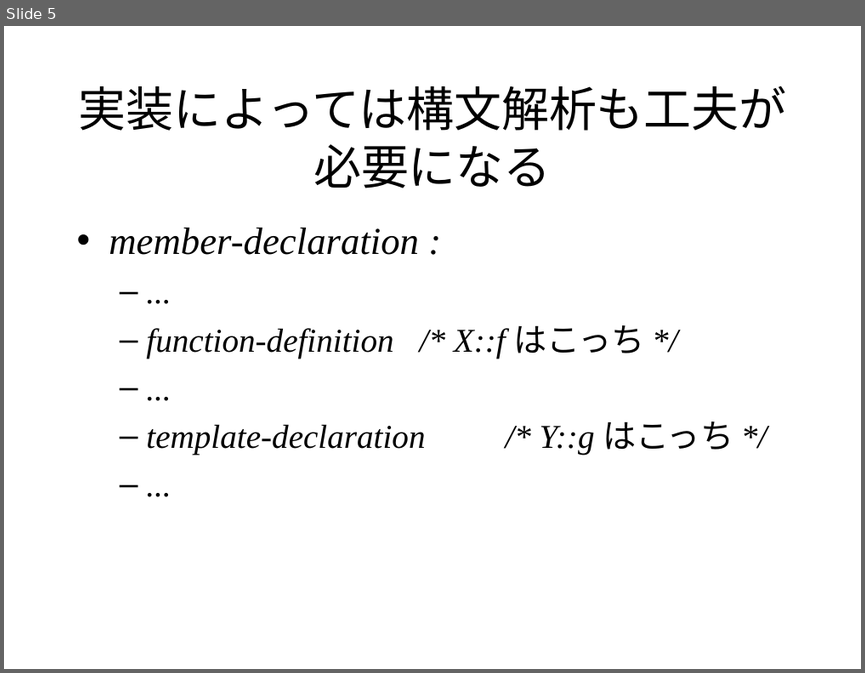
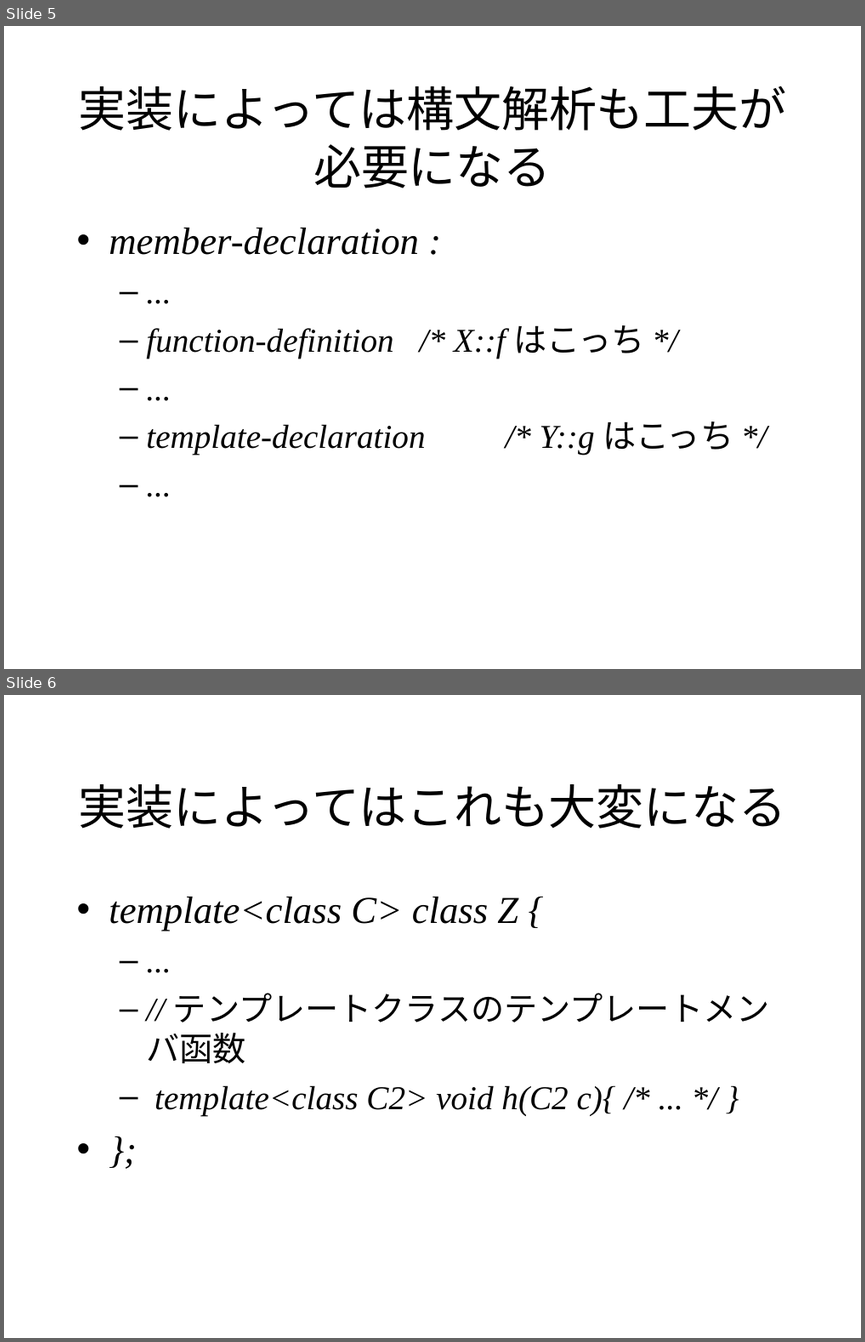
Before and after one commit to KeiHasegawa/cxx_doc, a slide deck: 20_template_mem_fun.ppt. Shown one above the other, each under a label of ours: slide 5 before the commit, slides 5 and 6 after it. The pictures are 865x673 and 865x1342 pixels, drawn with LibreOffice and Linux fonts; fonts in the diff are those of the drawing. Boxes give left, top, right and bottom in pixels: in the first picture for what was removed or moved away, otherwise in the second. Text is boxed around its words. In the diff, an @@ line names an element or a change of style, - is before the commit and + after.

```diff
--- a/20_template_mem_fun.ppt
+++ b/20_template_mem_fun.ppt
@@ slide 6 added at [4, 695, 861, 1338], background #FFFFFF @@
@@ title added at [78, 784, 787, 828], 40 pt, text #000000 @@
+実装によってはこれも大変になる
@@ text added at [109, 896, 770, 1115], 28 pt, text #000000, italic @@
+• template<class C> class Z {
+  – ...
+  – // テンプレートクラスのテンプレートメンバ函数
+  – template<class C2> void h(C2 c){ /* ... */ }
+• };
```
Also in this commit, not shown: 3 slides changed, 1 other slide added, 3 other files.
